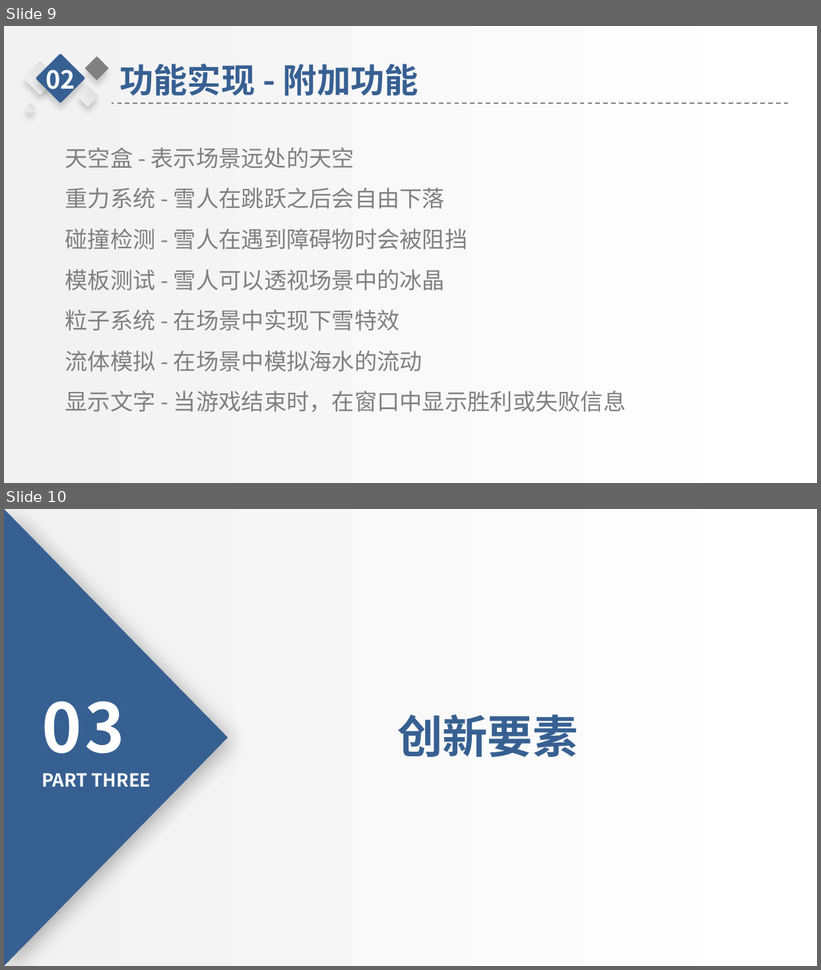
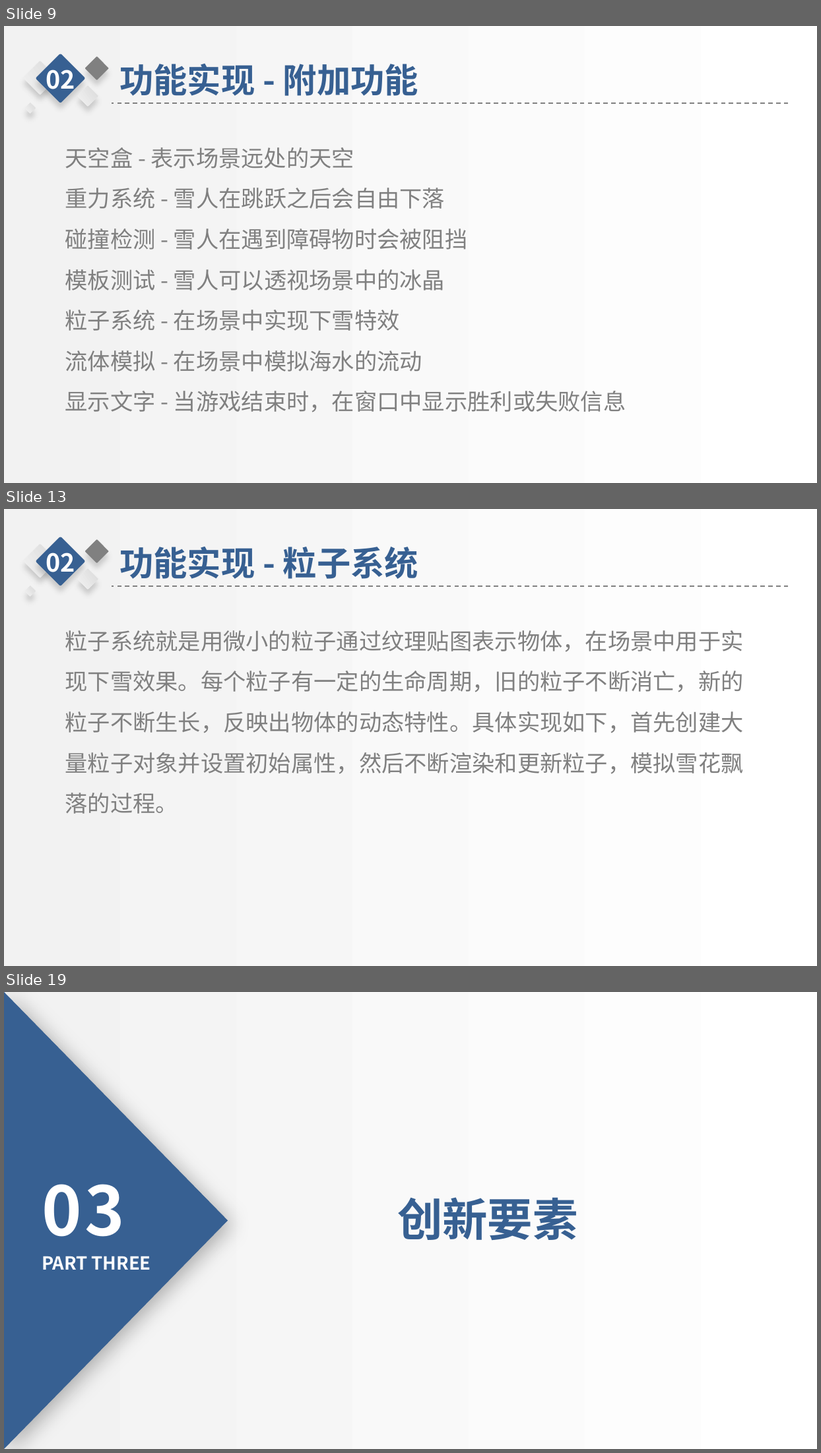
Before and after one commit to sysu-cg/Dashboard, a slide deck: FinalProject_v0/doc/期末展示.pptx. Shown one above the other, each under a label of ours: slides 9 and 10 before the commit, slides 9, 13 and 19 after it; the slides between them are not shown. The pictures are 821x970 and 821x1453 pixels, drawn with LibreOffice and Linux fonts; fonts in the diff are those of the drawing; background and template pictures are left out. Boxes give left, top, right and bottom in pixels: in the first picture for what was removed or moved away, otherwise in the second. Text is boxed around its words. In the diff, an @@ line names an element or a change of style, - is before the commit and + after.

```diff
--- a/FinalProject_v0/doc/期末展示.pptx
+++ b/FinalProject_v0/doc/期末展示.pptx
@@ slide 13 added at (x1=4, y1=509, x2=817, y2=966), background picture (left out); not listed: 1 template element that a slide beside it also shows @@
@@ group added at (x1=24, y1=537, x2=789, y2=597): 5 rounded rectangles, 2 texts, 1 line @@
+功能实现 - 粒子系统
+02
@@ text added at (x1=65, y1=630, x2=743, y2=814), 20 pt, text #808080 @@
+粒子系统就是用微小的粒子通过纹理贴图表示物体，在场景中用于实现下雪效果。每个粒子有一定的生命周期，旧的粒子不断消亡，新的粒子不断生长，反映出物体的动态特性。具体实现如下，首先创建大量粒子对象并设置初始属性，然后不断渲染和更新粒子，模拟雪花飘落的过程。
@@ what was slide 10 is now slide 19 @@
```
Also in this commit, not shown: 11 other slides added, 4 other files.
